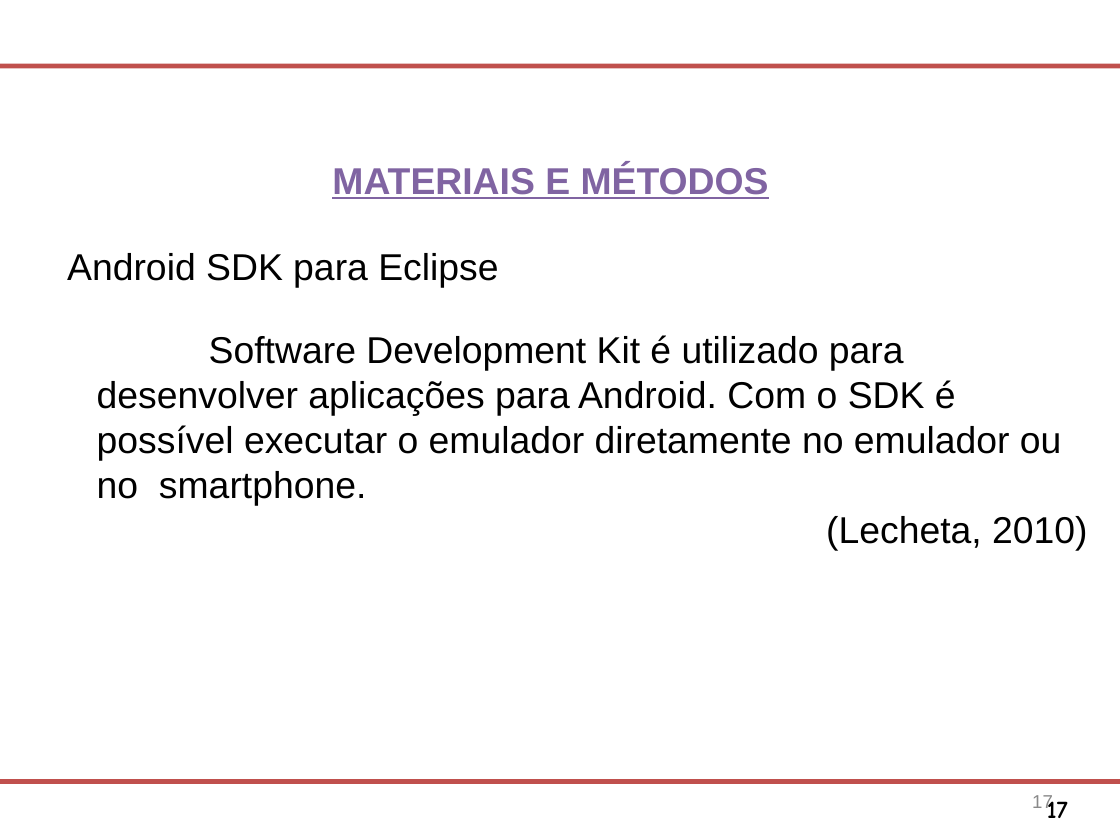
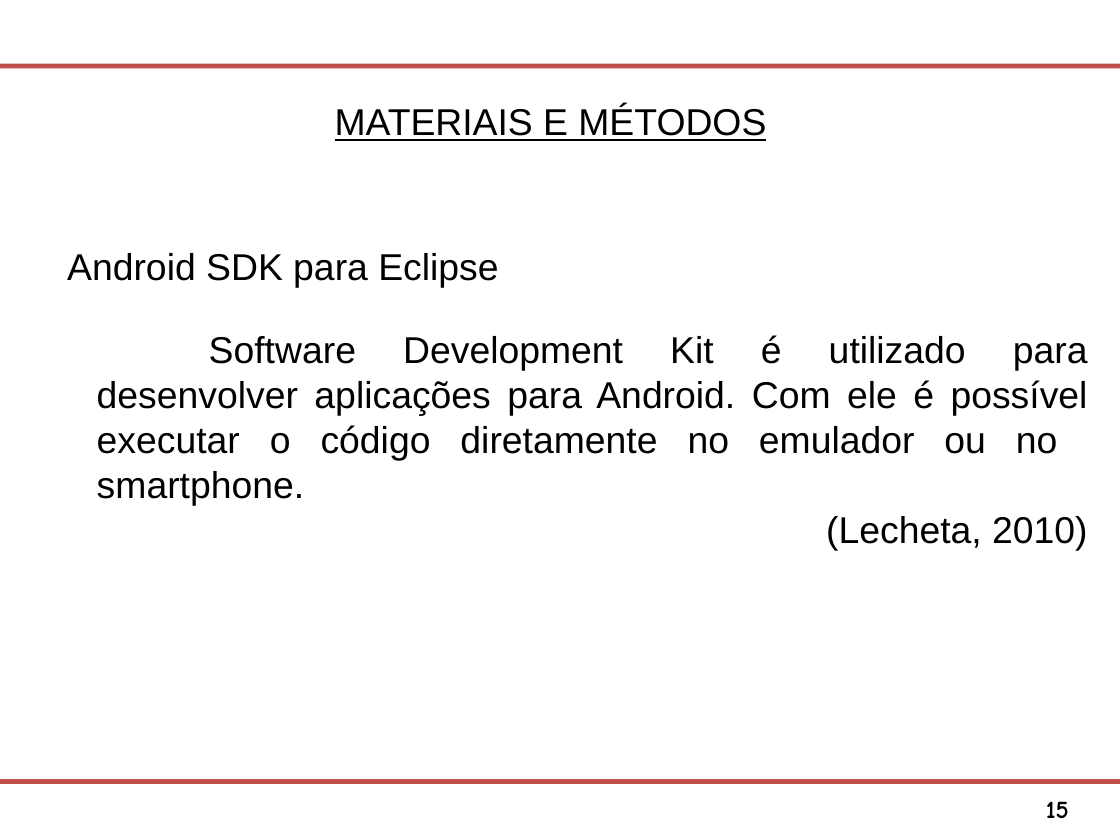
Before and after one commit to Osmar1503/TG, a slide deck: slide 15 of Modelo Apresentacao FATEC SJC.ppt (slide 17 before the commit). Drawn at 1120x840 pixels with LibreOffice and Linux fonts; fonts in the diff are those of the drawing; background and template pictures are left out. Boxes give left, top, right and bottom in pixels: in the first picture for what was removed or moved away, otherwise in the second. Text is boxed around its words. In the diff, an @@ line names an element or a change of style, - is before the commit and + after.

```diff
--- a/Modelo Apresentacao FATEC SJC.ppt
+++ b/Modelo Apresentacao FATEC SJC.ppt
@@ text "MATERIAIS E MÉTODOS": place and size @@
-text "MATERIAIS E MÉTODOS" at bbox=[332, 164, 769, 199]
+text "MATERIAIS E MÉTODOS" at bbox=[335, 106, 766, 141]
@@ text "MATERIAIS E MÉTODOS" at bbox=[335, 106, 766, 141]: text colour #8064A2 to #000000, bold off @@
@@ text at bbox=[97, 335, 1088, 505]: text changed @@
-  Software Development Kit é utilizado para desenvolver aplicações para Android. Com o SDK é possível executar o emulador diretamente no emulador ou no smartphone.
+  Software Development Kit é utilizado para desenvolver aplicações para Android. Com ele é possível executar o código diretamente no emulador ou no smartphone.
@@ page number at bbox=[1046, 801, 1069, 818]: text changed @@
-17
+15
@@ page number removed at bbox=[1047, 796, 1068, 818] @@
-17
```
Also in this commit, not shown: 24 other slides changed, 2 slides removed.
